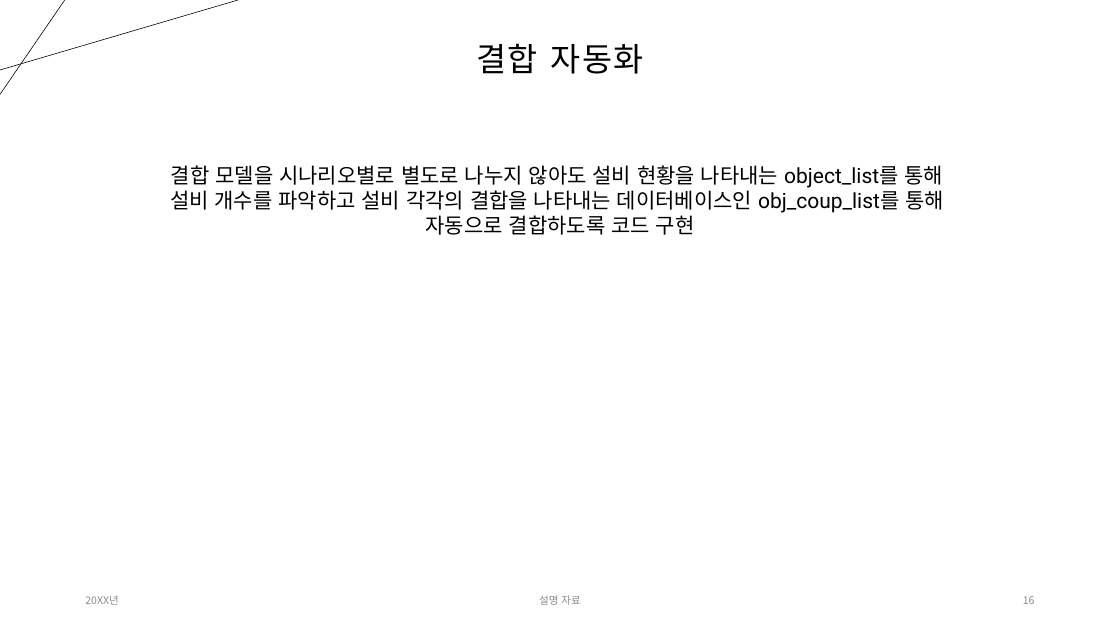
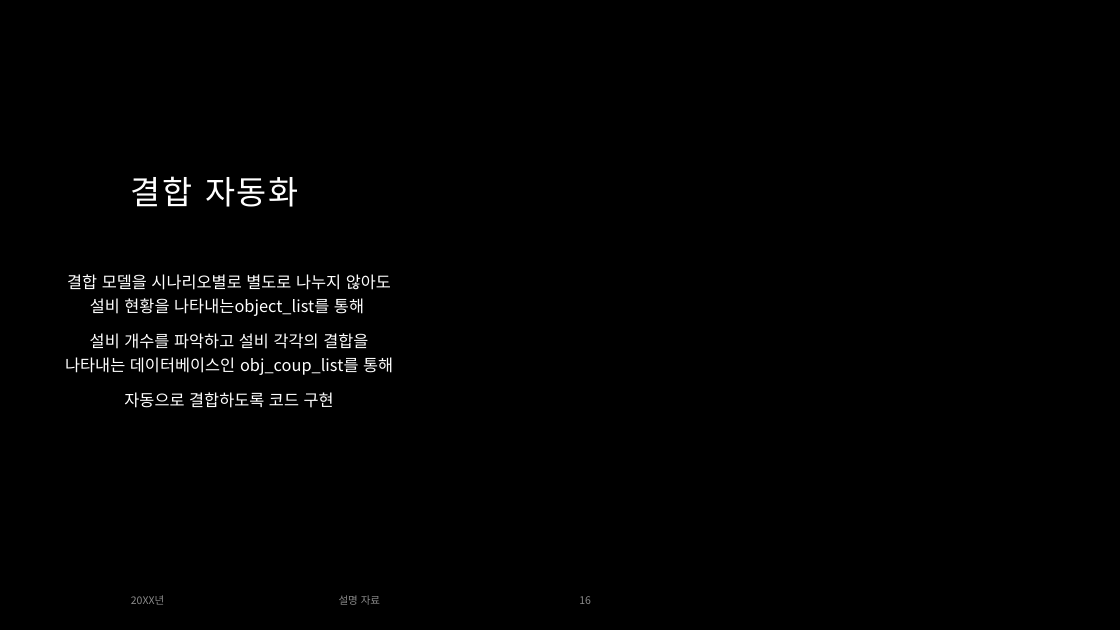
Before and after one commit to Tentailsahri/DT_FINAL_Project, a slide deck: slide 16 of 문서/시나리오에 따른 공정 시뮬레이션 발표 - 박민준.pptx. Drawn at 1120x630 pixels with LibreOffice and Linux fonts; fonts in the diff are those of the drawing; background and template pictures are left out. Boxes give left, top, right and bottom in pixels: in the first picture for what was removed or moved away, otherwise in the second. Text is boxed around its words. In the diff, an @@ line names an element or a change of style, - is before the commit and + after.

```diff
--- a/문서/시나리오에 따른 공정 시뮬레이션 발표 - 박민준.pptx
+++ b/문서/시나리오에 따른 공정 시뮬레이션 발표 - 박민준.pptx
@@ background #FFFFFF to #000000 @@
@@ line removed from (0, 70) to (238, 0) @@
@@ line removed from (65, 0) to (0, 94) @@
@@ title "결합 자동화": place and size @@
-title "결합 자동화" at box(476, 43, 644, 74)
+title "결합 자동화" at box(131, 176, 299, 207)
@@ title "결합 자동화" at box(131, 176, 299, 207): text colour #000000 to #FFFFFF; alignment centre to left; vertical alignment middle to bottom @@
@@ text "결합 모델을 시나리오별로 별도로 나누지 ...": place and size @@
-text "결합 모델을 시나리오별로 별도로 나누지 ..." at box(170, 165, 944, 235)
+text "결합 모델을 시나리오별로 별도로 나누지 ..." at box(65, 274, 393, 408)
@@ text at box(67, 274, 391, 316): text changed; size 18 to 14 pt; font Roboto to Noto Sans CJK KR; text colour #000000 to #FFFFFF @@
-결합 모델을 시나리오별로 별도로 나누지 않아도 설비 현황을 나타내는 object_list를 통해
+결합 모델을 시나리오별로 별도로 나누지 않아도 설비 현황을 나타내는object_list를 통해
@@ text at box(65, 333, 393, 408): size 18 to 14 pt, font Roboto to Noto Sans CJK KR, text colour #000000 to #FFFFFF in "설비 개수를 파악하고 설비 각각의 결합을 나타내는 ...", "자동으로 결합하도록 코드 구현"; line spacing 1 to 1.2; more space between paragraphs @@
@@ text "20XX년": place and size @@
-text "20XX년" at box(85, 595, 118, 605)
+text "20XX년" at box(131, 595, 164, 605)
@@ text "설명 자료": place and size @@
-text "설명 자료" at box(539, 595, 580, 605)
+text "설명 자료" at box(339, 595, 380, 605)
@@ page number: place and size @@
-page number at box(1023, 596, 1035, 604)
+page number at box(579, 596, 591, 604)
```
Also in this commit, not shown: 2 other slides changed.
